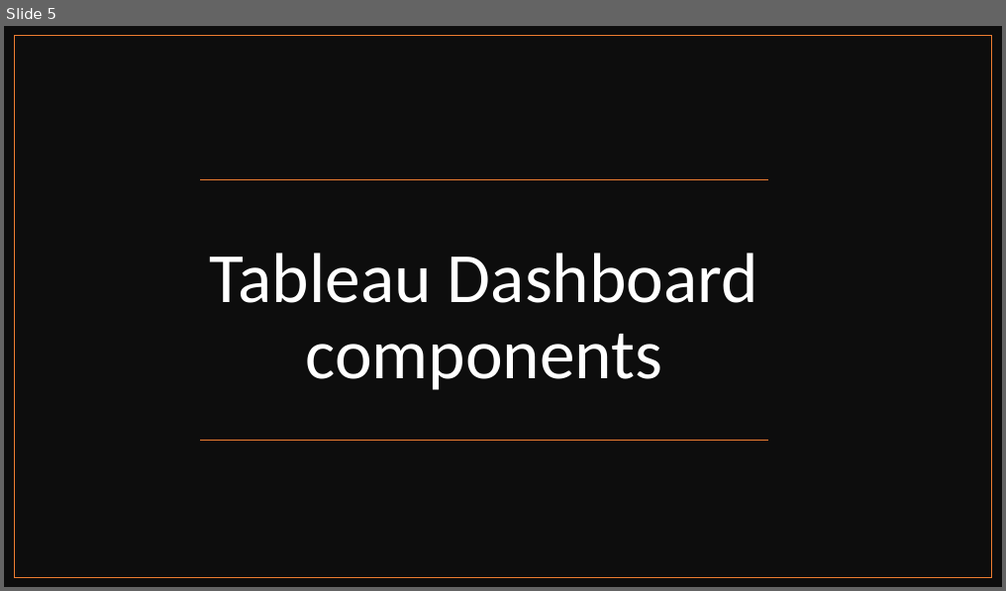
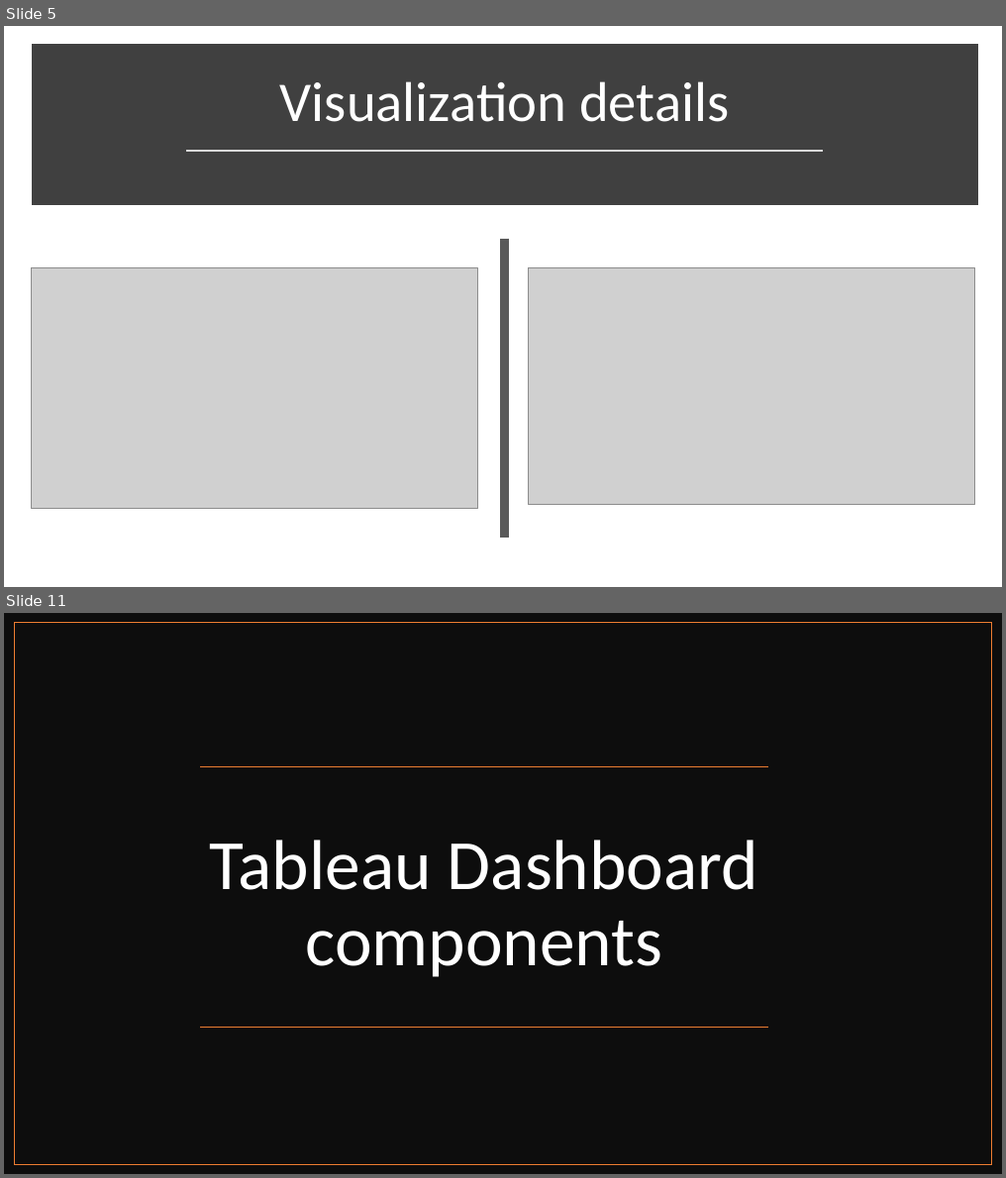
Before and after one commit to akchaudhary57/Job-Ready-Data-Analyst-Course-in-90-Days, a slide deck: Tableau for Visualization/PPT/Interactive Tableau Dashboard.pptx. Shown one above the other, each under a label of ours: slide 5 before the commit, slides 5 and 11 after it; the slides between them are not shown. The pictures are 1006x591 and 1006x1178 pixels, drawn with LibreOffice and Linux fonts; fonts in the diff are those of the drawing; grey boxes stand for pictures. Boxes give left, top, right and bottom in pixels: in the first picture for what was removed or moved away, otherwise in the second. Text is boxed around its words. In the diff, an @@ line names an element or a change of style, - is before the commit and + after.

```diff
--- a/Tableau for Visualization/PPT/Interactive Tableau Dashboard.pptx
+++ b/Tableau for Visualization/PPT/Interactive Tableau Dashboard.pptx
@@ slide 5 added at bbox=[4, 26, 1002, 587], background #FFFFFF @@
@@ rectangle added at bbox=[37, 49, 973, 200], fill #404040, outline #404040 10 pt @@
@@ title added at bbox=[280, 81, 729, 122], 54 pt, text #FFFFFF @@
+Visualization details
@@ line added from (187, 151) to (823, 151), #D9D9D9 1.75 pt @@
@@ line added from (505, 239) to (505, 538), #595959 8 pt @@
@@ picture added at bbox=[31, 268, 478, 509] @@
@@ picture added at bbox=[528, 268, 975, 504] @@
@@ what was slide 5 is now slide 11 @@
```
Also in this commit, not shown: 1 slide changed, 6 other slides added, 1 slide removed, 1 other file.
